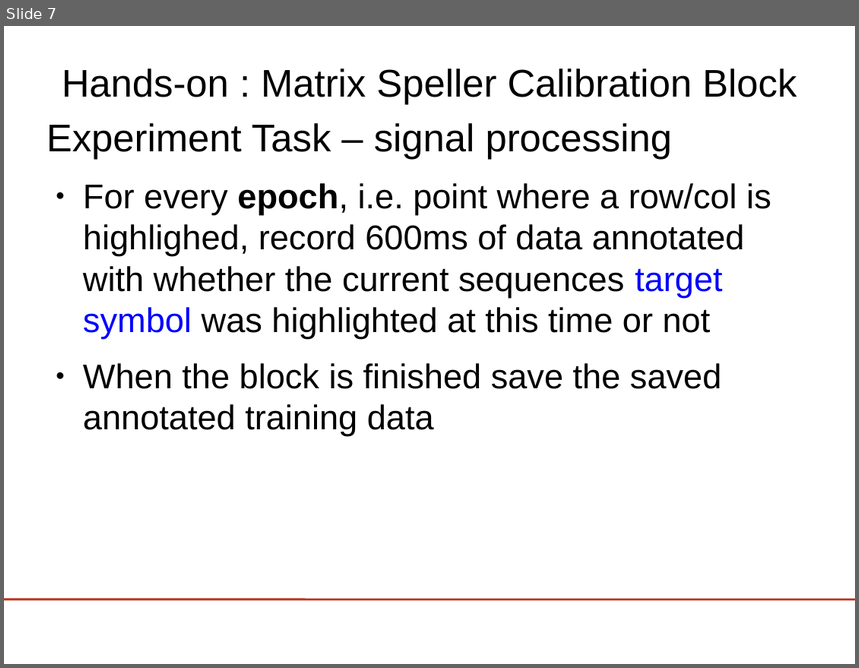
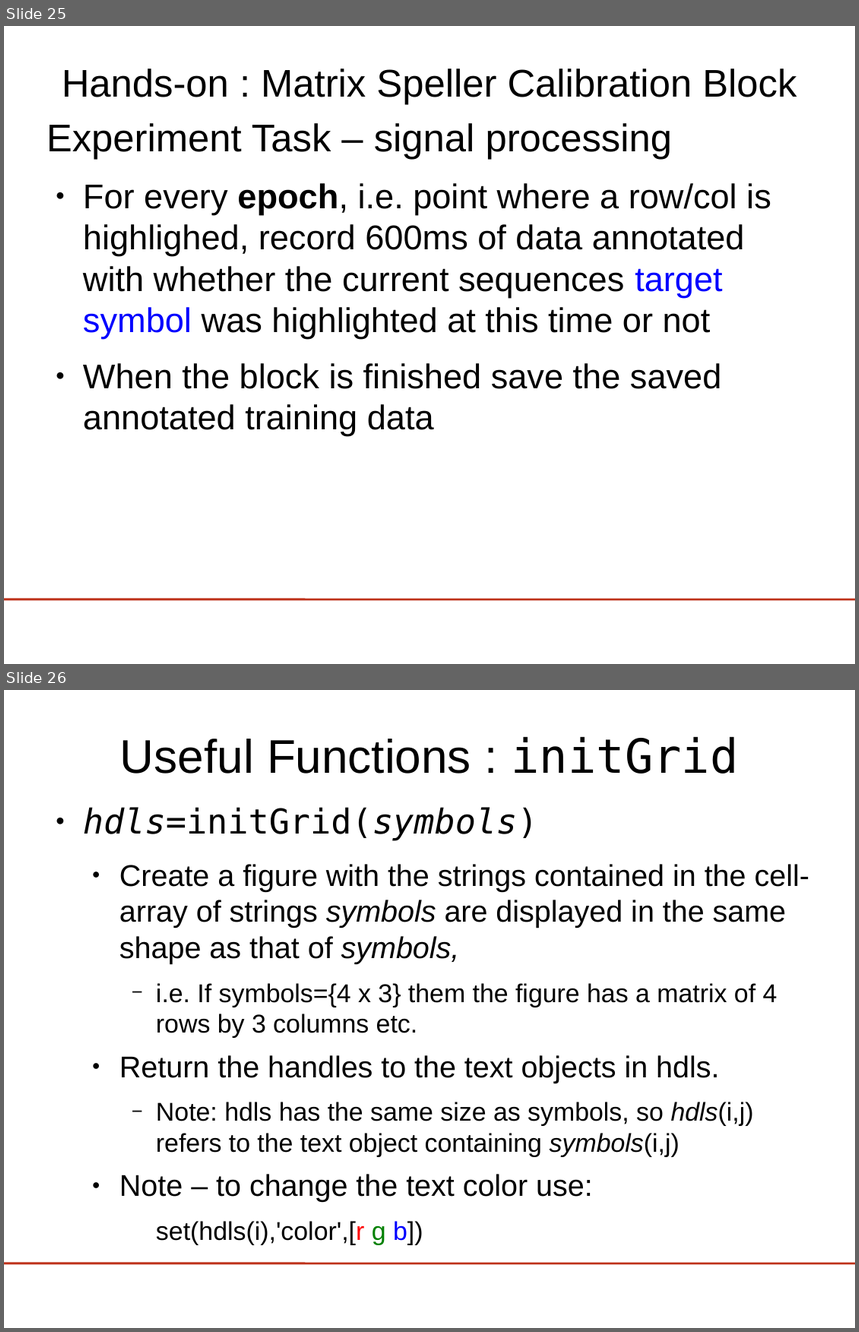
Before and after one commit to jadref/buffer_bci, a slide deck: tutorial/lect5-visspell/visualSpeller.odp. Shown one above the other, each under a label of ours: slide 7 before the commit, slides 25 and 26 after it. The pictures are 859x668 and 859x1332 pixels, drawn with LibreOffice and Linux fonts; fonts in the diff are those of the drawing; background and template pictures are left out. Boxes give left, top, right and bottom in pixels: in the first picture for what was removed or moved away, otherwise in the second. Text is boxed around its words. In the diff, an @@ line names an element or a change of style, - is before the commit and + after.

```diff
--- a/tutorial/lect5-visspell/visualSpeller.odp
+++ b/tutorial/lect5-visspell/visualSpeller.odp
@@ slide 26 added at <box>4,690,855,1328</box>, background #FFFFFF; not listed: 1 template element that a slide beside it also shows @@
@@ title added at <box>120,736,739,774</box>, 44 pt, text #000000 @@
+Useful Functions : initGrid
@@ text added at <box>83,807,810,1246</box>, 28 pt, text #000000 @@
+● hdls=initGrid(symbols)
+  ● Create a figure with the strings contained in the cell-array of strings symbols are displayed in the same shape as that of symbols,
+    − i.e. If symbols={4 x 3} them the figure has a matrix of 4 rows by 3 columns etc.
+  ● Return the handles to the text objects in hdls.
+    − Note: hdls has the same size as symbols, so hdls(i,j) refers to the text object containing symbols(i,j)
+  ● Note – to change the text color use:
+    set(hdls(i),'color',[r g b])
@@ what was slide 7 is now slide 25 @@
```
Also in this commit, not shown: 4 slides changed, 17 other slides added.
